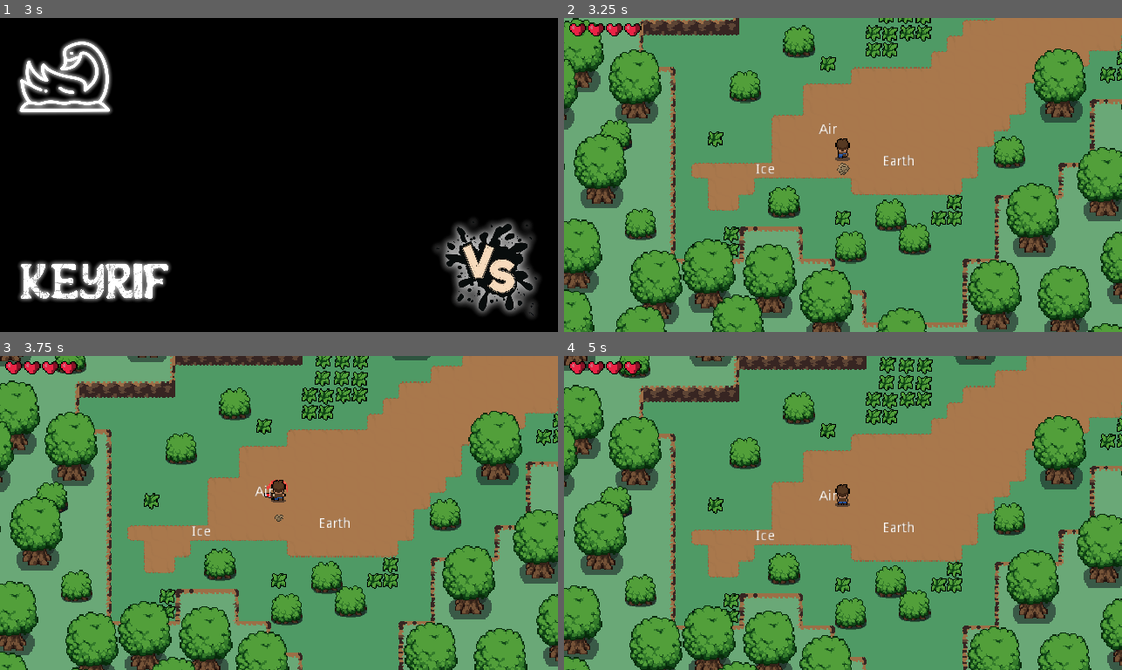
Above: before the commit, frames 1-4 (two rows, left to right).
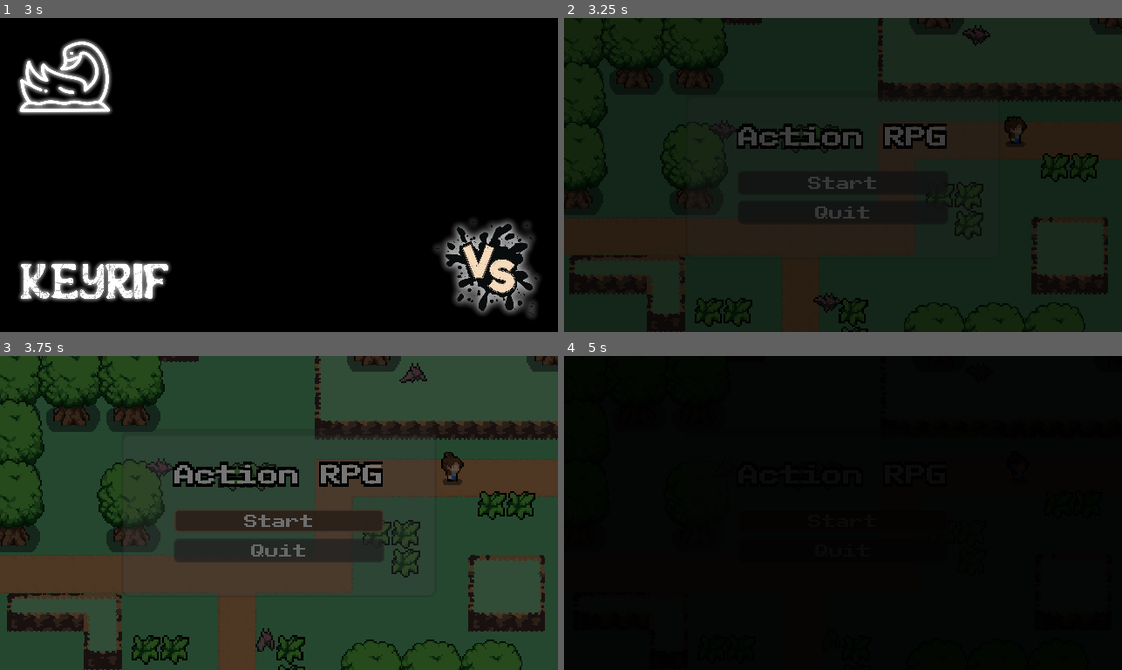
Above: after the commit, the same moments.

Repository: Zapzoop/pixelatedjam
Game: Godot game, scene res://boot.tscn
Same seed, same stepped clock (60 frames per second), same inputs: the game is played once before the commit and once after it.
Inputs (mouse positions are in pixels of both pictures, inside the frame that each line leads up to):
- Up to frame 1 (3 s): tap Enter at 0.5, 2 s; move the mouse to (401, 159) at 0.52 s; hold Right (ui_right) 0.53-1.28 s; hold E (action) 0.53-1.28 s; tap Space at 1.25, 2.75 s; move the mouse to (167, 190) at 1.27 s; hold Down (ui_down) 1.28-2.03 s; click (167, 190) at 1.35 s; move the mouse to (334, 105) at 2.02 s; hold Right (ui_right) 2.03-2.78 s; hold E (action) 2.03-2.78 s; move the mouse to (251, 237) at 2.77 s; hold Up (ui_up) from 2.78 s (still down); click (251, 237) at 2.85 s
- Up to frame 2 (3.25 s): keep holding Up (ui_up)
- Up to frame 3 (3.75 s): release Up (ui_up) at 3.5 s; click (279, 519) at 3.5 s, where only the run after the commit has a clickable "Start"
- Up to frame 4 (5 s): click (843, 519) at 4.25 s, where only the run after the commit has a clickable "Start"

Frame 1 is identical in both runs. In frame 2, 97% of the frame differs, in the area x 0-100%, y 0-100%; in frame 3, 98%; in frame 4, 99%.

Commit message:
bat bug fix

Diff:
--- a/Enemies/Bat.tscn
+++ b/Enemies/Bat.tscn
@@ -101,7 +101,7 @@
 material = SubResource( 14 )
 frames = SubResource( 6 )
 animation = "Fly"
-frame = 3
+frame = 1
 playing = true
 offset = Vector2( 0, -12 )
 
@@ -121,7 +121,7 @@
 shape = SubResource( 8 )
 
 [node name="Stats" parent="." instance=ExtResource( 5 )]
-max_health = 1
+max_health = 3
 
 [node name="PlayerDetectionZone" parent="." instance=ExtResource( 6 )]
 visible = false
--- a/UI/main_menu/MainMenu.tscn
+++ b/UI/main_menu/MainMenu.tscn
@@ -655,7 +655,6 @@
 scale = Vector2( 1.25, 1.25 )
 frames = SubResource( 53 )
 animation = "idle"
-frame = 5
 playing = true
 
 [node name="Bat" type="AnimatedSprite" parent="."]
@@ -668,7 +667,6 @@
 position = Vector2( -97, -33 )
 scale = Vector2( 1.45, 1.4 )
 frames = SubResource( 64 )
-frame = 2
 speed_scale = 1.1
 playing = true
 
@@ -676,7 +674,6 @@
 position = Vector2( 114, -112 )
 scale = Vector2( 1.45, 1.4 )
 frames = SubResource( 64 )
-frame = 1
 speed_scale = 0.9
 playing = true
 
--- a/boot.gd
+++ b/boot.gd
@@ -17,4 +17,4 @@
 
 
 func _on_AnimationPlayer_animation_finished(anim_name):
-	get_tree().change_scene("res://World.tscn")
+	get_tree().change_scene("res://UI/main_menu/MainMenu.tscn")
